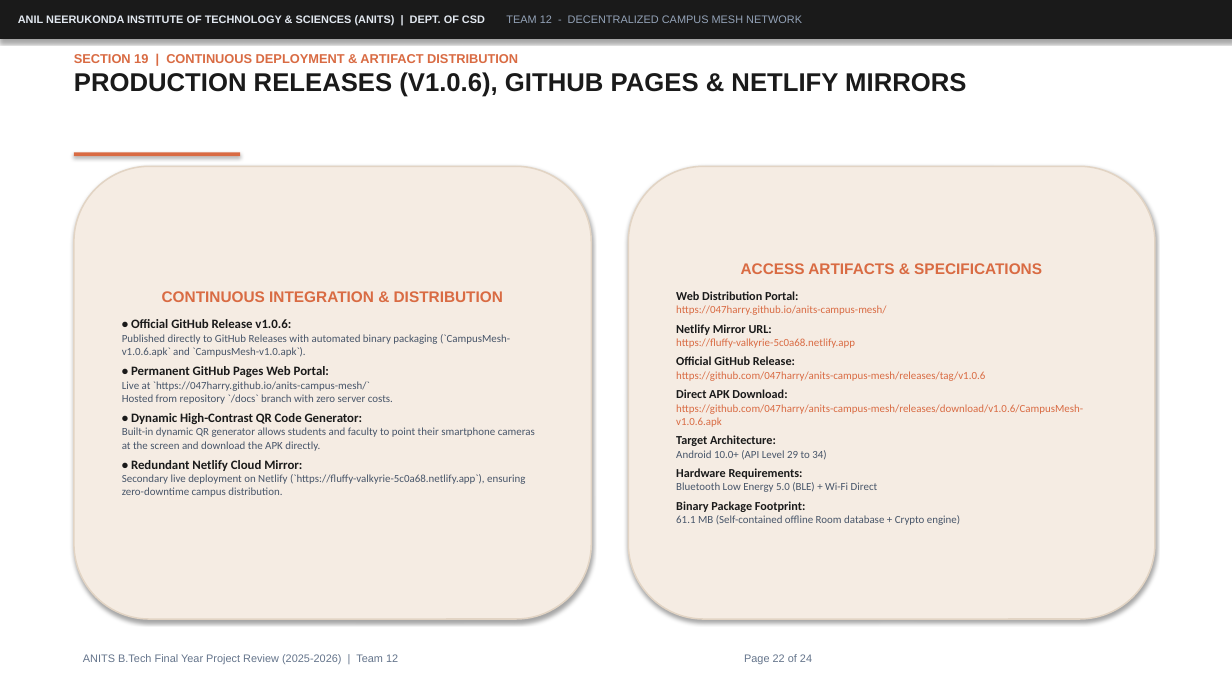
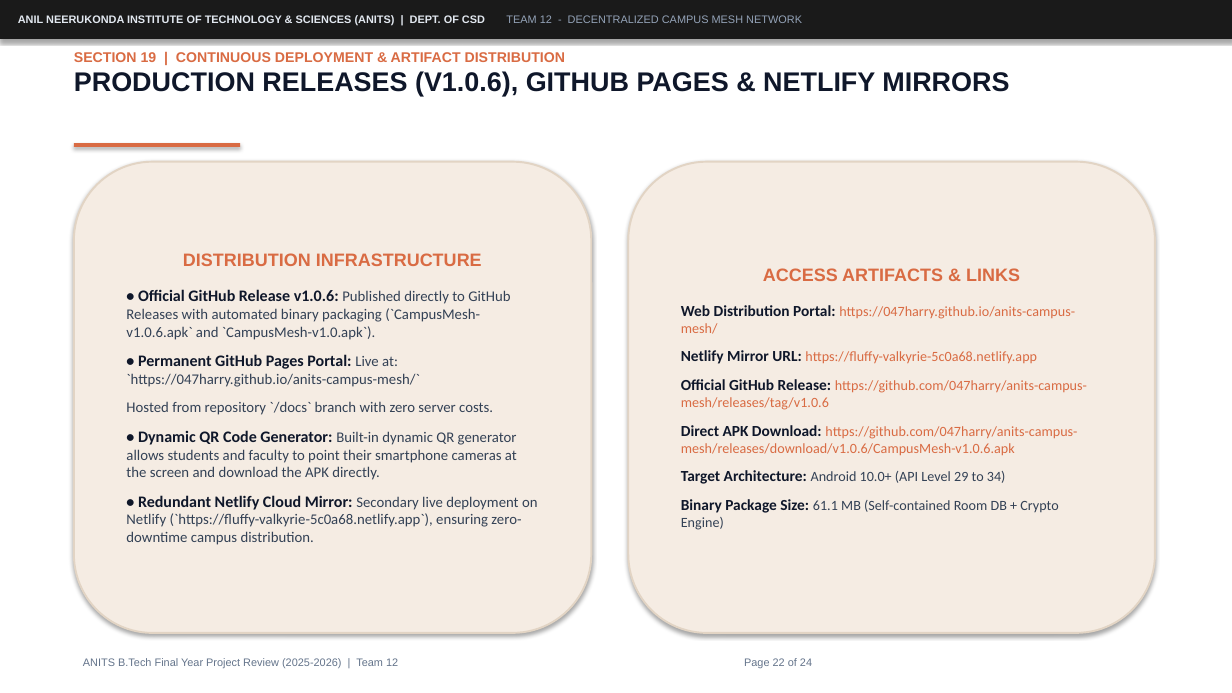
Before and after one commit to 047harry/anits-campus-mesh, a slide deck: slide 22 of ppts/final-2.pptx. Drawn at 1232x693 pixels with LibreOffice and Linux fonts; fonts in the diff are those of the drawing. Boxes give left, top, right and bottom in pixels: in the first picture for what was removed or moved away, otherwise in the second. Text is boxed around its words. In the diff, an @@ line names an element or a change of style, - is before the commit and + after.

Commit message:
docs(ppt): optimize final-2.pptx for readability with 12-14pt bold text, concise bullets, and enlarged UML figures

```diff
--- a/ppts/final-2.pptx
+++ b/ppts/final-2.pptx
@@ text "SECTION 19 | CONTINUOUS DEPLOYMENT ..." at [74, 52, 1009, 97]: size 10 to 11 pt in "SECTION 19 | CONTINUOUS DEPLOYMENT & ARTIFACT ..."; size 20 to 21 pt, text colour #1A1A1A to #0F172A in "PRODUCTION RELEASES (V1.0.6), GITHUB PAGES & NETLIFY ..." @@
@@ rectangle: place and size @@
-rectangle at [74, 152, 240, 156]
+rectangle at [74, 143, 240, 147]
@@ rounded rectangle "DISTRIBUTION INFRASTRUCTURE": place and size @@
-rounded rectangle "DISTRIBUTION INFRASTRUCTURE" at [74, 166, 592, 619]
+rounded rectangle "DISTRIBUTION INFRASTRUCTURE" at [74, 162, 592, 633]
@@ rounded rectangle "DISTRIBUTION INFRASTRUCTURE" at [74, 162, 592, 633]: outline #E2D4C4 1.2 pt to #E2D4C4 1.5 pt @@
@@ rounded rectangle "ACCESS ARTIFACTS & LINKS" at [628, 162, 1155, 633]: outline #E2D4C4 1.2 pt to #E2D4C4 1.5 pt @@
@@ rounded rectangle "ACCESS ARTIFACTS & LINKS": place and size @@
-rounded rectangle "ACCESS ARTIFACTS & LINKS" at [628, 166, 1155, 619]
+rounded rectangle "ACCESS ARTIFACTS & LINKS" at [628, 162, 1155, 633]
@@ text in rounded rectangle at [126, 253, 538, 545]: text changed; size 8.5 to 11.5 pt; text colour #475569 to #334155 @@
-CONTINUOUS INTEGRATION & DISTRIBUTION
-• Official GitHub Release v1.0.6:
-Published directly to GitHub Releases with automated binary packaging (`CampusMesh-v1.0.6.apk` and `CampusMesh-v1.0.apk`).
-• Permanent GitHub Pages Web Portal:
-Live at `https://047harry.github.io/anits-campus-mesh/`
-Hosted from repository `/docs` branch with zero server costs.
-• Dynamic High-Contrast QR Code Generator:
-Built-in dynamic QR generator allows students and faculty to point their smartphone cameras at the screen and download the APK directly.
-• Redundant Netlify Cloud Mirror:
-Secondary live deployment on Netlify (`https://fluffy-valkyrie-5c0a68.netlify.app`), ensuring zero-downtime campus distribution.
+DISTRIBUTION INFRASTRUCTURE
+• Official GitHub Release v1.0.6: Published directly to GitHub Releases with automated binary packaging (`CampusMesh-v1.0.6.apk` and `CampusMesh-v1.0.apk`).
+• Permanent GitHub Pages Portal: Live at: `https://047harry.github.io/anits-campus-mesh/`
+Hosted from repository `/docs` branch with zero server costs.
+• Dynamic QR Code Generator: Built-in dynamic QR generator allows students and faculty to point their smartphone cameras at the screen and download the APK directly.
+• Redundant Netlify Cloud Mirror: Secondary live deployment on Netlify (`https://fluffy-valkyrie-5c0a68.netlify.app`), ensuring zero-downtime campus distribution.
@@ text in rounded rectangle at [681, 268, 1087, 530]: text changed; size 8.5 to 11 pt @@
-ACCESS ARTIFACTS & SPECIFICATIONS
-Web Distribution Portal:
-https://047harry.github.io/anits-campus-mesh/
-Netlify Mirror URL:
-https://fluffy-valkyrie-5c0a68.netlify.app
-Official GitHub Release:
-https://github.com/047harry/anits-campus-mesh/releases/tag/v1.0.6
-Direct APK Download:
-https://github.com/047harry/anits-campus-mesh/releases/download/v1.0.6/CampusMesh-v1.0.6.apk
-Target Architecture:
-Android 10.0+ (API Level 29 to 34)
-Hardware Requirements:
-Bluetooth Low Energy 5.0 (BLE) + Wi-Fi Direct
-Binary Package Footprint:
-61.1 MB (Self-contained offline Room database + Crypto engine)
+ACCESS ARTIFACTS & LINKS
+Web Distribution Portal: https://047harry.github.io/anits-campus-mesh/
+Netlify Mirror URL: https://fluffy-valkyrie-5c0a68.netlify.app
+Official GitHub Release: https://github.com/047harry/anits-campus-mesh/releases/tag/v1.0.6
+Direct APK Download: https://github.com/047harry/anits-campus-mesh/releases/download/v1.0.6/CampusMesh-v1.0.6.apk
+Target Architecture: Android 10.0+ (API Level 29 to 34)
+Binary Package Size: 61.1 MB (Self-contained Room DB + Crypto Engine)
@@ text "ANITS B.Tech Final Year Project ...": place and size @@
-text "ANITS B.Tech Final Year Project ..." at [83, 654, 812, 664]
+text "ANITS B.Tech Final Year Project ..." at [83, 658, 812, 668]
```
Also in this commit, not shown: 10 other slides changed, 5 other files.
